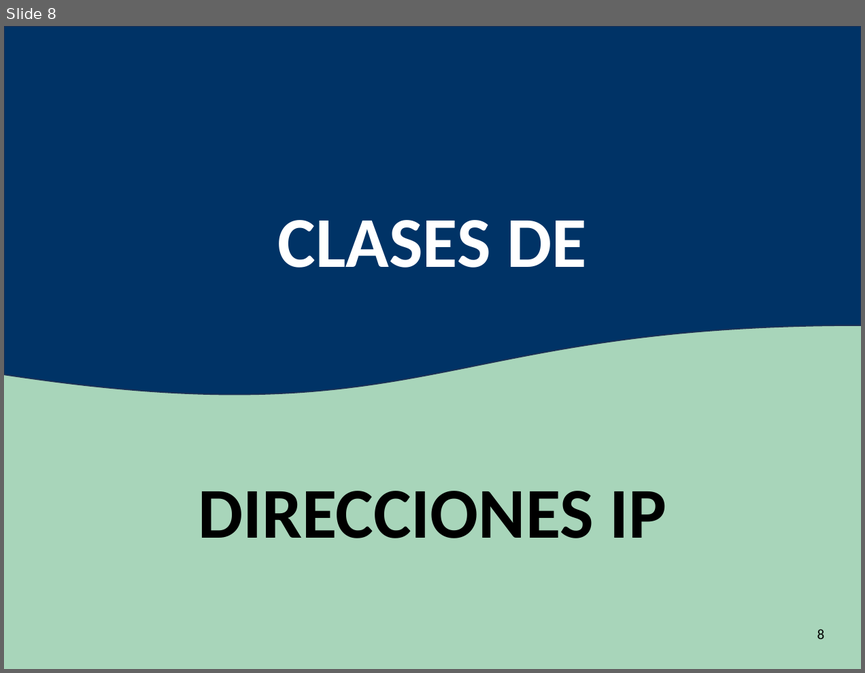
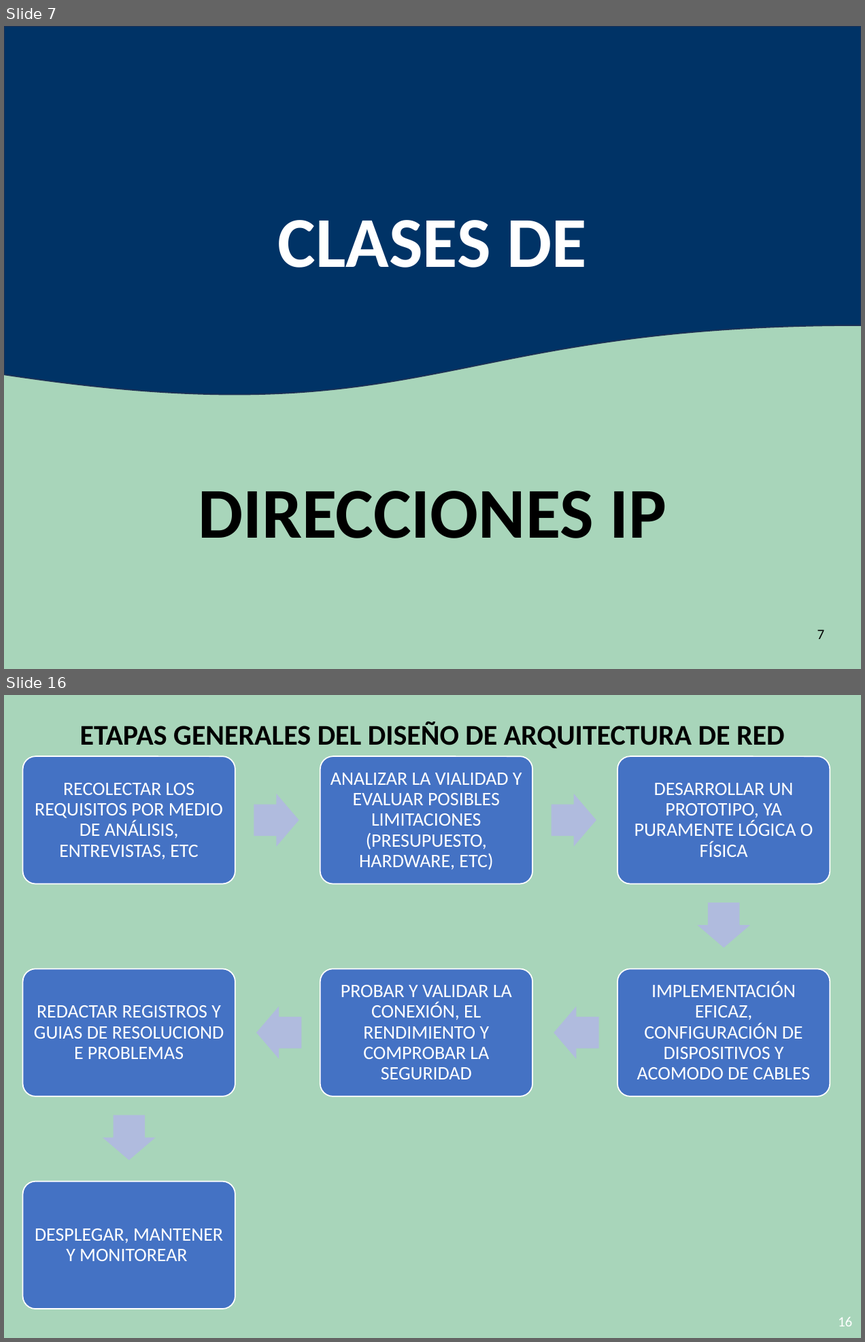
Before and after one commit to oloco2792/Universidad, a slide deck: REDES DE COMPUTADORA/UNIDAD X/UNIDAD X.pptx. Shown one above the other, each under a label of ours: slide 8 before the commit, slides 7 and 16 after it; the slides between them are not shown. The pictures are 865x673 and 865x1342 pixels, drawn with LibreOffice and Linux fonts; fonts in the diff are those of the drawing. Boxes give left, top, right and bottom in pixels: in the first picture for what was removed or moved away, otherwise in the second. Text is boxed around its words. In the diff, an @@ line names an element or a change of style, - is before the commit and + after.

```diff
--- a/REDES DE COMPUTADORA/UNIDAD X/UNIDAD X.pptx
+++ b/REDES DE COMPUTADORA/UNIDAD X/UNIDAD X.pptx
@@ slide 16 added at [4, 695, 861, 1338], background #A8D5BA @@
@@ text added at [80, 722, 785, 749], 24 pt, text #000000, bold @@
+ETAPAS GENERALES DEL DISEÑO DE ARQUITECTURA DE RED
@@ group added at [23, 757, 830, 1308]: 7 rounded rectangles, 7 texts, 6 right arrows @@
+RECOLECTAR LOS REQUISITOS POR MEDIO DE ANÁLISIS, ENTREVISTAS, ETC
+ANALIZAR LA VIALIDAD Y EVALUAR POSIBLES LIMITACIONES (PRESUPUESTO, HARDWARE, ETC)
+DESARROLLAR UN PROTOTIPO, YA PURAMENTE LÓGICA O FÍSICA
+IMPLEMENTACIÓN EFICAZ, CONFIGURACIÓN DE DISPOSITIVOS Y ACOMODO DE CABLES
+PROBAR Y VALIDAR LA CONEXIÓN, EL RENDIMIENTO Y COMPROBAR LA SEGURIDAD
+REDACTAR REGISTROS Y GUIAS DE RESOLUCIOND E PROBLEMAS
+DESPLEGAR, MANTENER Y MONITOREAR
@@ page number added at [838, 1317, 852, 1326], 12 pt, text #FFFFFF @@
+16
@@ what was slide 8 is now slide 7 @@
@@ page number at [817, 629, 825, 639]: text changed @@
-8
+7
```
Also in this commit, not shown: 3 slides changed, 13 other slides added, 7 slides removed, 2 other files.
